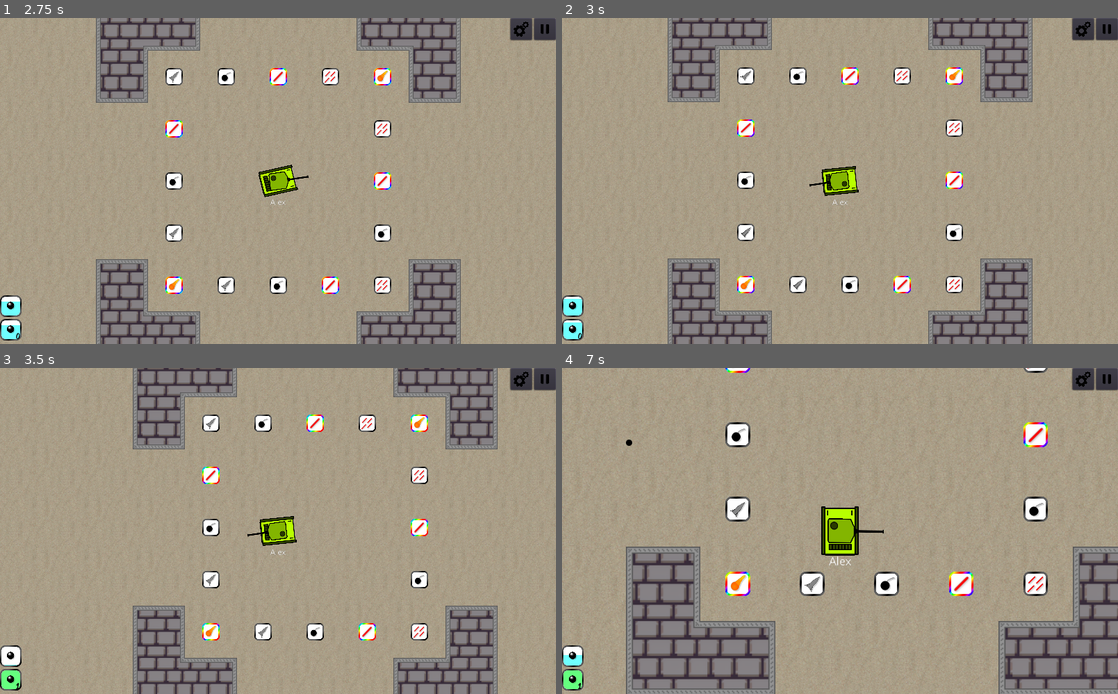
Above: before the commit, frames 1-4 (two rows, left to right).
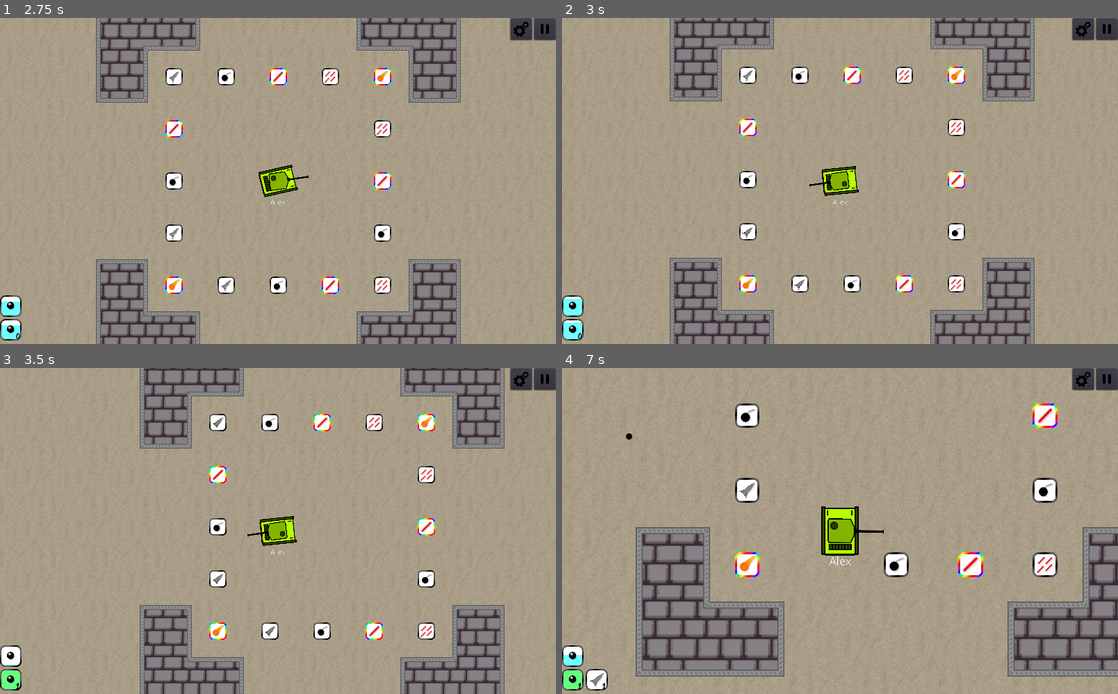
Above: after the commit, the same moments.

Repository: mm-102/godot_tanks
Game: Godot game, scene res://GameModeMaster.tscn
Same seed, same stepped clock (60 frames per second), same inputs: the game is played once before the commit and once after it.
Inputs (mouse positions are in pixels of both pictures, inside the frame that each line leads up to):
- Up to frame 1 (2.75 s): click (294, 154) at 0.52 s; type "Alex" at 0.6 s; click "Single" at 1.25 s; tap Enter at 2 s; move the mouse to (400, 164) at 2.02 s; hold D (p_right) from 2.03 s (still down); hold Tab (Scoreboard) from 2.03 s (still down)
- Up to frame 2 (3 s): move the mouse to (728, 197) at 2.77 s; release D (p_right) at 2.78 s; release Tab (Scoreboard) at 2.78 s; hold S (p_backward) from 2.78 s (still down); click (728, 197) at 2.85 s
- Up to frame 3 (3.5 s): keep holding S (p_backward)
- Up to frame 4 (7 s): move the mouse to (895, 459) at 3.52 s; release S (p_backward) at 3.53 s; hold D (p_right) 3.53-4.28 s; tap Mouse wheel up (p_zoom_in) at 3.6, 6.6 s; move the mouse to (812, 596) at 4.27 s; hold W (p_forward) 4.28-5.03 s; tap Mouse wheel down (p_zoom_out) at 4.35 s; move the mouse to (1006, 579) at 5.02 s; hold Tab (Scoreboard) 5.03-5.78 s; hold A (p_left) 5.03-6.53 s; move the mouse to (673, 482) at 5.77 s; click (673, 482) at 5.85 s; move the mouse to (867, 531) at 6.52 s; hold S (p_backward) from 6.53 s (still down)

Frame 1 is identical in both runs. In frame 2, 8.1% of the frame differs, in the area x 0-100%, y 0-100%; in frame 3, 12%; in frame 4, 17%.

Commit message:
Adjust game balance 🚸

Diff:
--- a/Global/GameSettings.gd
+++ b/Global/GameSettings.gd
@@ -53,7 +53,7 @@
 }
 
 const DEFAULT = {
-	["Tank", "Speed"]: 100.0,
+	["Tank", "Speed"]: 120.0,
 	["Tank", "RotationSpeed"]: 2.0,
 	["Tank", "MaxAmmoTypes"]: 3,
 	["Tank", "BaseAmmoClipSize"]: 4,
@@ -65,8 +65,8 @@
 	["Ammunition", AT.BULLET, "Reload"]: 1,
 	["Ammunition", AT.BULLET, "LifeTime"]: 10,
 
-	["Ammunition", AT.ROCKET, "Speed"]: 200,
-	["Ammunition", AT.ROCKET, "FollowSpeed"]: 105,
+	["Ammunition", AT.ROCKET, "Speed"]: 100,
+	["Ammunition", AT.ROCKET, "FollowSpeed"]: 150,
 	["Ammunition", AT.ROCKET, "Reload"]: 5,
 	["Ammunition", AT.ROCKET, "LifeTime"]: 8,
 
